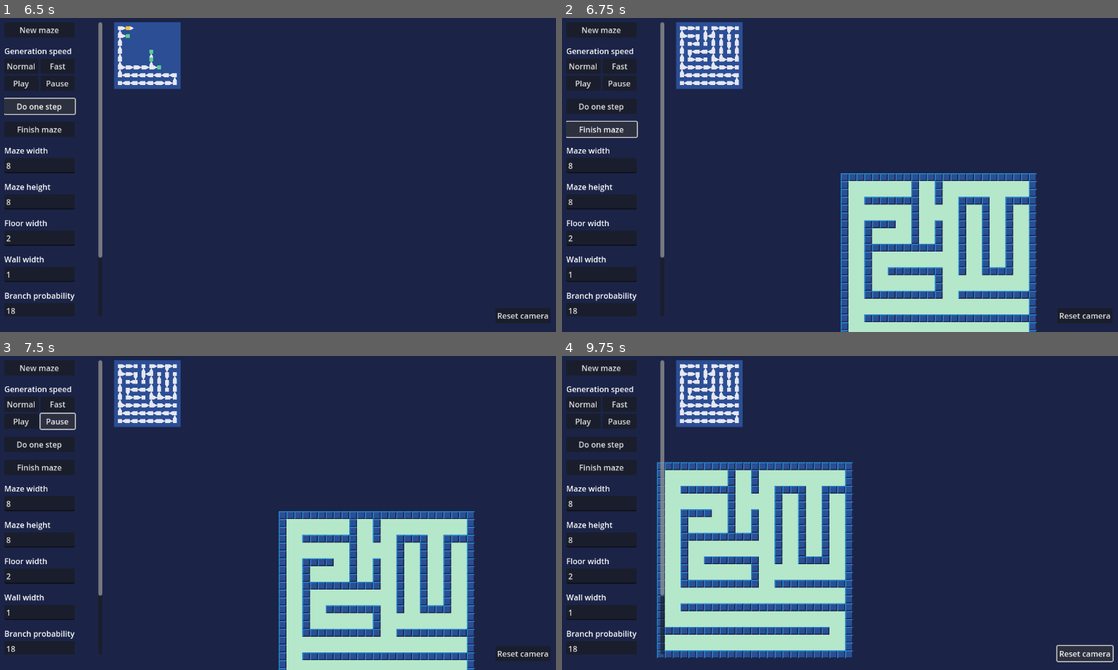
Above: before the commit, frames 1-4 (two rows, left to right).
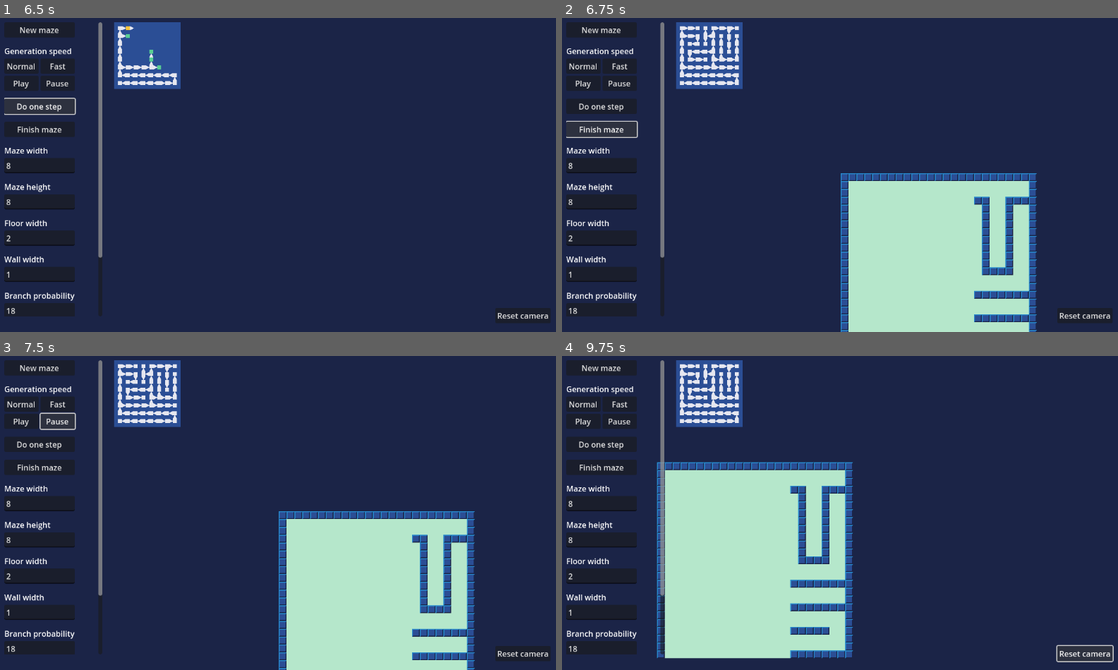
Above: after the commit, the same moments.

Repository: Kobefir/maze-generation
Game: Godot game, scene res://world.tscn
Same seed, same stepped clock (60 frames per second), same inputs: the game is played once before the commit and once after it.
Inputs:
- Up to frame 1 (6.5 s): click "New maze" at 0.5 s; click "New maze" at 1.25 s; click "Normal" at 2 s; click "Normal" at 2.75 s; click "Play" at 3.5 s; click "Play" at 4.25 s; click "Fast" at 5 s; click "Do one step" at 5.75 s
- Up to frame 2 (6.75 s): click "Finish maze" at 6.5 s
- Up to frame 3 (7.5 s): click "Pause" at 7.25 s
- Up to frame 4 (9.75 s): click "Reset camera" at 8 s; hold D (right) 8.78-9.53 s; hold S (down) from 9.53 s (still down)

Frame 1 is identical in both runs. In frame 2, 3.2% of the frame differs, in the area x 54-75%, y 51-97%; in frame 3, 3.2%; in frame 4, 4.4%, in the area x 18-42%, y 36-97%.

Commit message:
Updated maze_transformer.gd

Diff:
--- a/cellular_automata.gd
+++ b/cellular_automata.gd
@@ -290,4 +290,3 @@
 
 	while not is_maze_complete:
 		step_generation()
-		print("generating")
--- a/maze_transformer.gd
+++ b/maze_transformer.gd
@@ -1,3 +1,27 @@
 extends Node
 
 @export var maze: Maze
+
+# Tile atlas coords
+var FLOOR := Vector2i(0, 0)
+var WALL := Vector2i(1, 0)
+
+var cells: Dictionary[Vector2i, Vector2i] # [coords, TileSet atlas coords]
+
+func _ready() -> void:
+	SignalBus.maze_complete.connect(_on_maze_complete)
+
+# This runs after Maze's _on_maze_complete() because MazeTransformer lower in
+# the scene tree
+func _on_maze_complete(
+		params: Dictionary[StringName, int],
+		_maze: Dictionary[Vector2i, CellularAutomata.Cell]) -> void:
+	# Save all of the "cells" in the TileMap, excluding the outermost walls
+	var cells_width: int = (params[&"maze_width"] * (params[&"wall_size"] - 1)) \
+			+ (params[&"maze_width"] * params[&"floor_size"])
+	var cells_height: int = (params[&"maze_height"] * params[&"wall_size"]) \
+			+ (params[&"maze_height"] * params[&"floor_size"])
+	var cells_origin := Vector2i(params[&"wall_size"], params[&"wall_size"])
+	maze.fill_rect(cells_origin, cells_width, cells_height, FLOOR)
+	for x in range(4):
+		return
